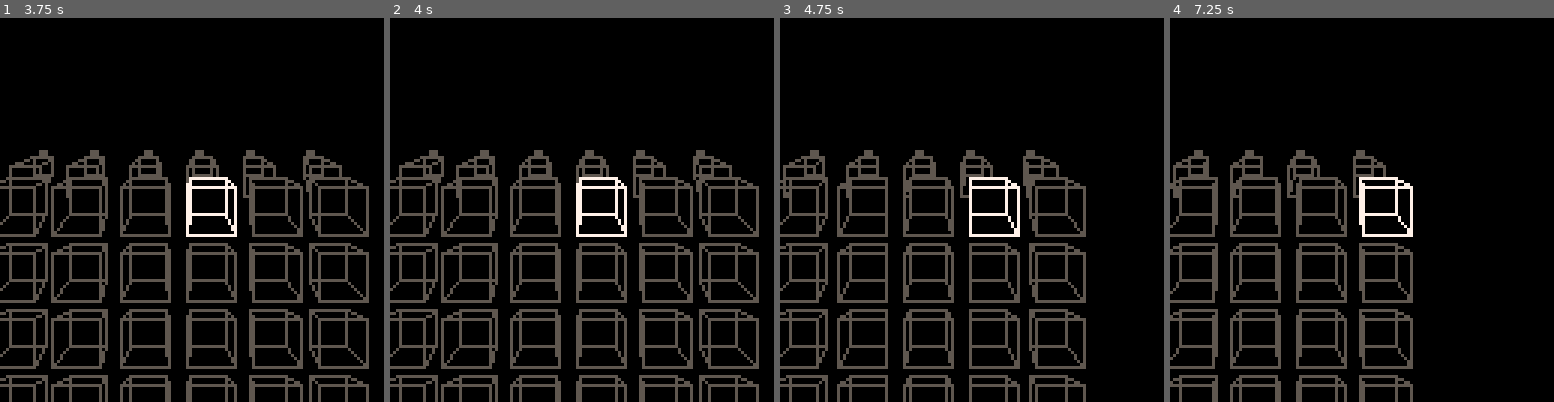
Above: before the commit, frames 1-4 (left to right).
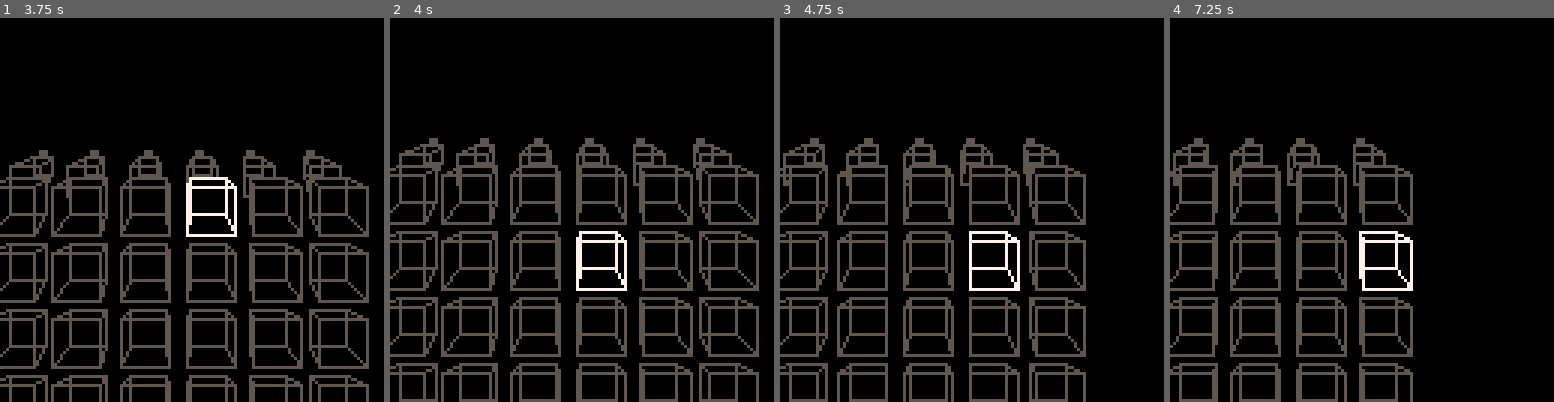
Above: after the commit, the same moments.

Repository: abemassry/dimensional-jump
Game: PICO-8 cartridge 3d_2.p8
Two runs of this game, one before a commit and one after it. Both use one fixed random seed, a clock stepped at 60 frames per second and the inputs below.
Inputs:
- Up to frame 1 (3.75 s): tap X (X key) at 0.33, 1.07, 1.85, 2.97 s; tap O (Z key) at 0.7, 1.7, 2.1, 2.5, 2.9, 3.3, 3.7 s; hold Right 1.6-2.1 s; hold Up 2.15-2.42 s; hold Right 2.47-3.03 s; hold Left 3.08-3.58 s; hold Down from 3.63 s (still down)
- Up to frame 2 (4 s): release Down at 3.97 s
- Up to frame 3 (4.75 s): hold Right 4.02-4.68 s; tap X (X key) at 4.08 s; tap O (Z key) at 4.1, 4.5 s; hold Up from 4.73 s (still down)
- Up to frame 4 (7.25 s): tap O (Z key) every 0.4 s from 4.9 to 6.9 s; release Up at 5.03 s; hold Left 5.08-5.68 s; tap X (X key) at 5.2, 6.32 s; hold Down 5.73-6.03 s; hold Right 6.08-6.58 s; hold Right 6.63-7.13 s; hold Up from 7.18 s (still down)

Frame 1 is identical in both runs. In frame 2, 20% of the frame differs, in the area x 0-97%, y 31-100%; in frame 3, 17%; in frame 4, 13%.

Commit message:
move up and down

Diff:
--- a/3d_2.p8
+++ b/3d_2.p8
@@ -8,6 +8,7 @@
   current= 0
 	level = 0
 	xnudge = 0
+	ynudge = 0
 	xcpos = 0
 	leftpress = false
 	rightpress = false
@@ -73,7 +74,7 @@
 	if(btn(5)) then
 	end
 
-	if (not btn(0) and not btn(1)) then
+	if ((not btn(0)) and (not btn(1)) and (not btn(2)) and (not btn(3))) then
 		if (leftpress == true) then
 			xnudge+=1
 			current-=1
@@ -86,6 +87,15 @@
 			xcpos-=20
 			rightpress = false
 		end
+		if (uppress == true) then
+			level -= 1
+			uppress = false
+		end
+		if (downpress == true) then
+			level += 1
+			downpress = false
+		end
+
 	end
 
 	if xcpos > 60 then
@@ -101,12 +111,20 @@
 		current = -3
 	end
 
+	if level < 0 then
+		level = 0
+	end
+
+	if level > 3 then
+		level = 3
+	end
+
 end
 
 function _draw()
 	cls()
 	for i=0,0 do
-		ydiff = -17 + (i * 20)
+		ydiff = -17 + (i * 20) - (level*4)
 		zdiff = 7
 		depth = 2
 		setup_block(xcpos+64+57,64+ydiff,zdiff,depth,12+xnudge,5)
@@ -118,7 +136,7 @@
 		setup_block(xcpos+64-52,64+ydiff,zdiff,depth,0+xnudge,5)
 	end
 	for i=0,0 do
-		ydiff = -10 + (i * 20)
+		ydiff = -10 + (i * 20) - (level*4)
 		zdiff = 3
 		depth = 5
 		setup_block(xcpos+64+55,64+ydiff,zdiff,depth,12+xnudge,5)
@@ -131,7 +149,7 @@
 	end
 	for j=0,3 do
 		i=0
-		ydiff = j*22
+		ydiff = j*22 - (level*4)
 		depth = 5
 		c = 5
 		if (current == 3 and j == level) c = 7
